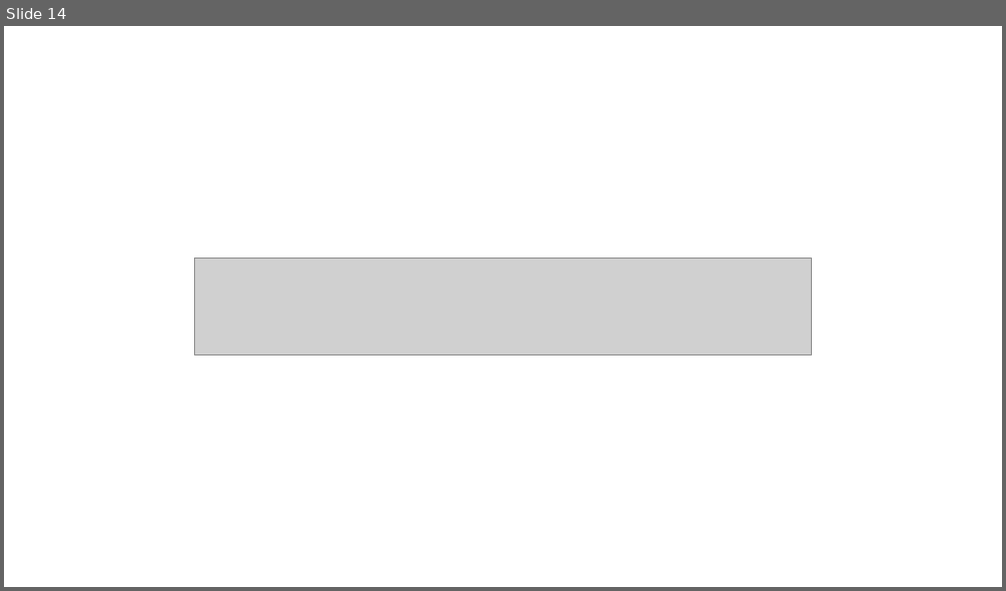
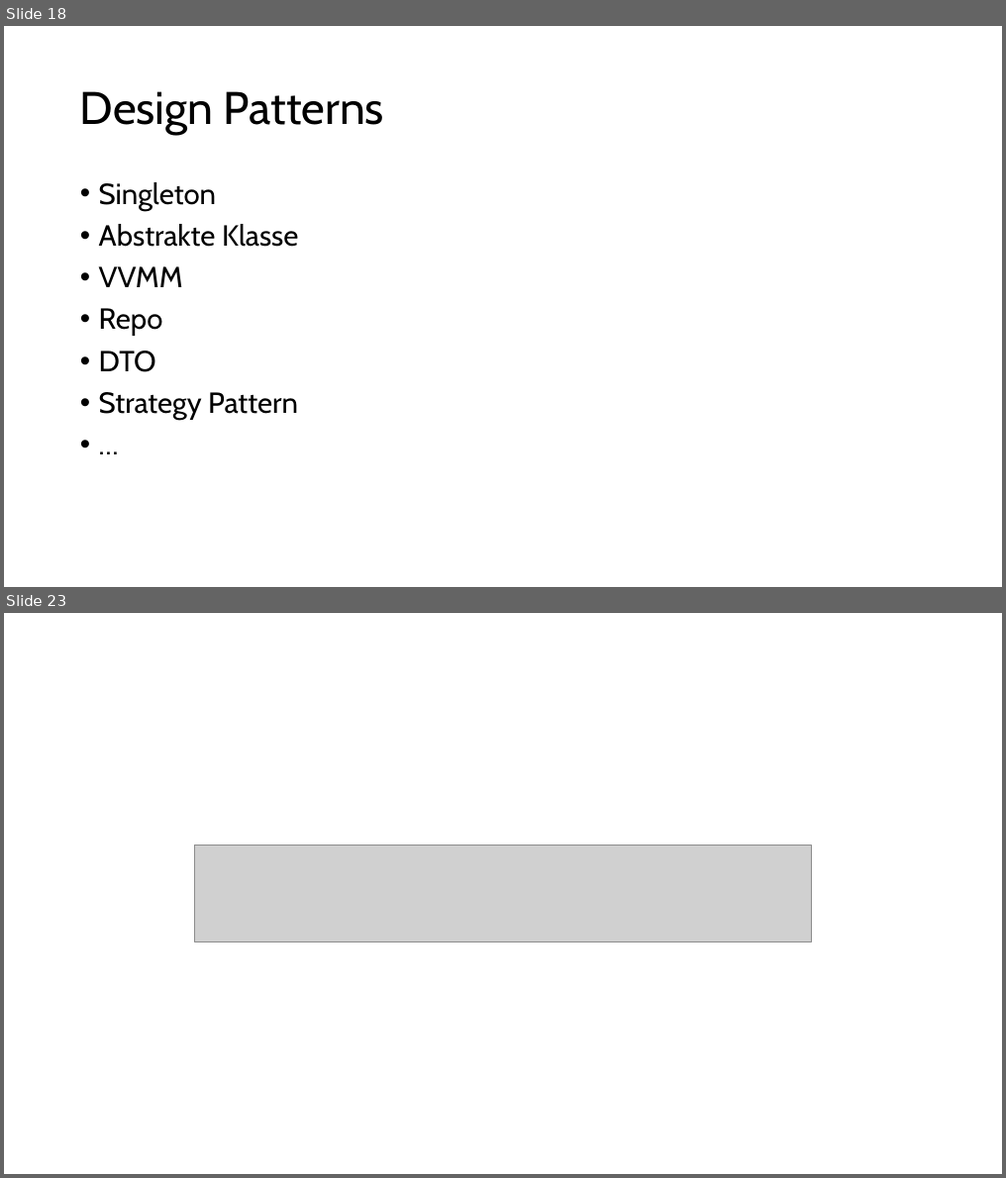
Before and after one commit to TheEinfachFelix/Invenfinity, a slide deck: docs/InvenfinityPresi.pptx. Shown one above the other, each under a label of ours: slide 14 before the commit, slides 18 and 23 after it; the slides between them are not shown. The pictures are 1006x591 and 1006x1178 pixels, drawn with LibreOffice and Linux fonts; fonts in the diff are those of the drawing; grey boxes stand for pictures. Boxes give left, top, right and bottom in pixels: in the first picture for what was removed or moved away, otherwise in the second. Text is boxed around its words. In the diff, an @@ line names an element or a change of style, - is before the commit and + after.

```diff
--- a/docs/InvenfinityPresi.pptx
+++ b/docs/InvenfinityPresi.pptx
@@ slide 18 added at (4, 26, 1002, 587), background #FFFFFF @@
@@ title added at (80, 91, 384, 135), 44 pt, text #000000 @@
+Design Patterns
@@ text added at (99, 182, 298, 420), 28 pt, text #000000 @@
+• Singleton
+• Abstrakte Klasse
+• VVMM
+• Repo
+• DTO
+• Strategy Pattern
+• …
@@ what was slide 14 is now slide 23 @@
```
Also in this commit, not shown: 10 other slides added, 2 other files.
